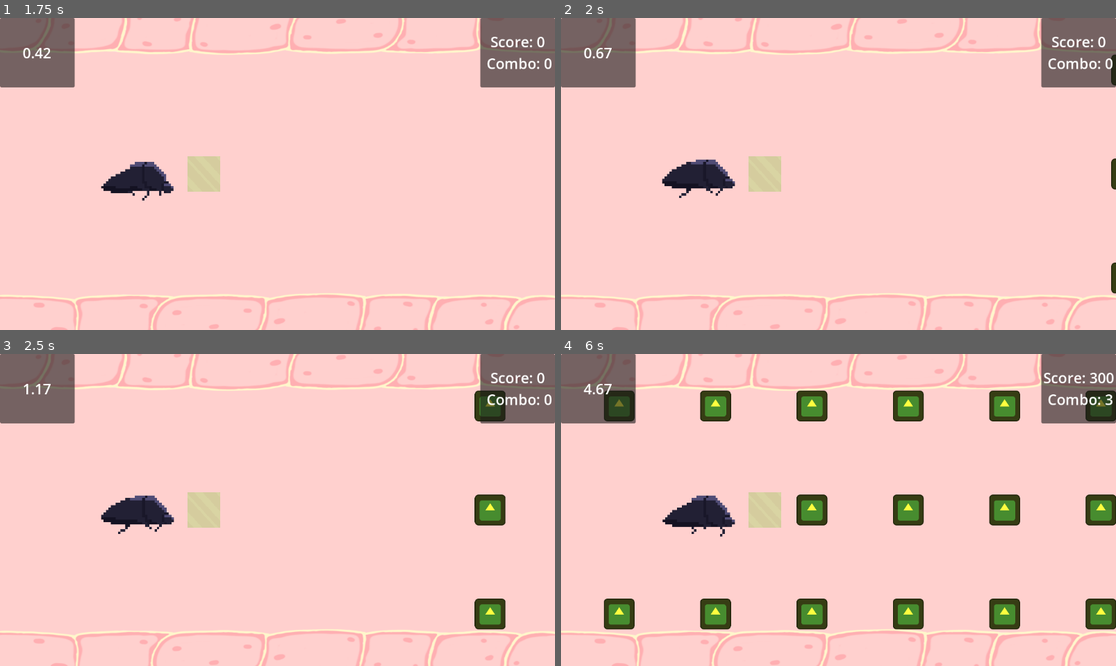
Above: before the commit, frames 1-4 (two rows, left to right).
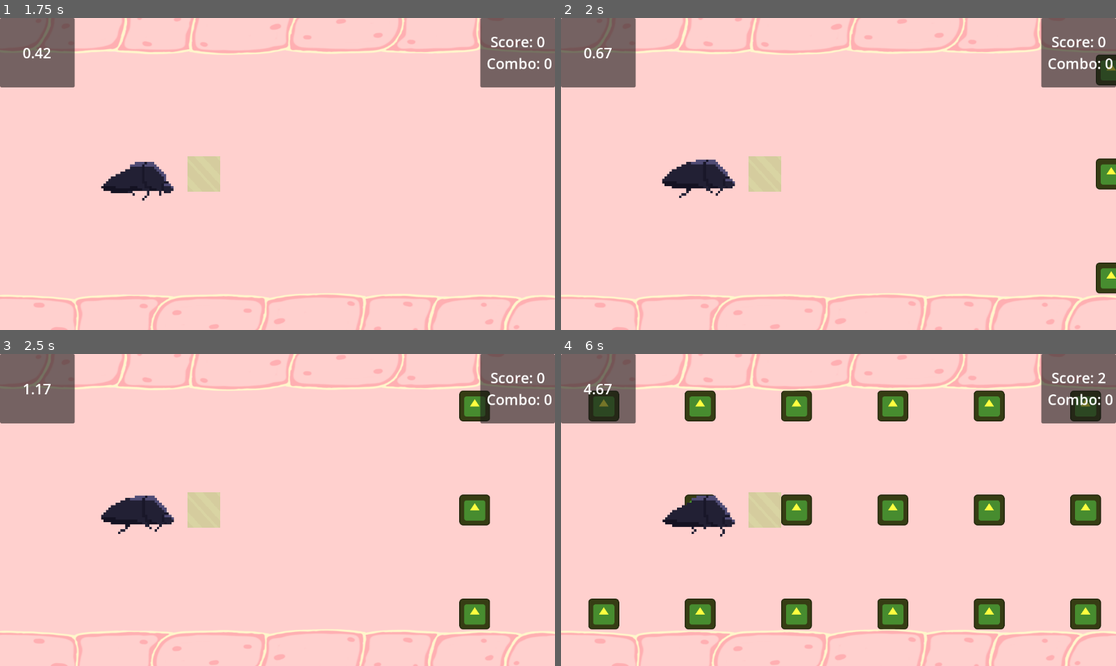
Above: after the commit, the same moments.

Repository: milnej/EscapeFromFrog
Game: Godot game, scene res://Scene/menu.tscn
The game is run twice, just before and just after one commit, with the same random seed, the same clock (stepped at 60 frames per second) and the same inputs. The engine's default icon, where the game draws it, is replaced by a stand-in: a white triangle on a blue panel in a dark square.
Inputs:
- Up to frame 1 (1.75 s): click "Settings" at 0.5 s; click "Start" at 1.25 s
- Up to frame 2 (2 s): no input
- Up to frame 3 (2.5 s): hold L (note_right) from 2.03 s (still down); tap Space (beetle_attack) at 2.1 s
- Up to frame 4 (6 s): release L (note_right) at 2.78 s; hold S (beetle_down) 2.78-3.53 s; tap Space (beetle_attack) every 0.75 s from 2.85 to 5.85 s; hold L (note_right) 3.53-4.28 s; hold W (beetle_up) 4.28-5.03 s; hold A (note_left) from 5.03 s (still down)

Frame 1 is identical in both runs. In frame 2, 1.0% of the frame differs, in the area x 96-100%, y 11-89%; in frame 3, 2.0%; in frame 4, 11%, in the area x 4-100%, y 6-89%.

Commit message:
working on audio settings

Diff:
--- a/Scene/beetle_trapped.tscn
+++ b/Scene/beetle_trapped.tscn
@@ -1,17 +1,17 @@
-[gd_scene load_steps=4 format=3 uid="uid://ge7urkjs6jv7"]
+[gd_scene load_steps=4 format=3 uid="uid://bpqdwakl4j5m1"]
 
-[ext_resource type="Script" path="res://Scripts/note.gd" id="1_b4x4c"]
+[ext_resource type="Script" path="res://Scripts/unbreakable_flesh.gd" id="1_q5tcs"]
 [ext_resource type="Texture2D" uid="uid://bs6r4ygmfwj0x" path="res://icon.svg" id="2_xxukw"]
 
 [sub_resource type="RectangleShape2D" id="RectangleShape2D_yf74h"]
 size = Vector2(128, 128)
 
 [node name="Note2" type="Node2D"]
-script = ExtResource("1_b4x4c")
-points_value = 500
+script = ExtResource("1_q5tcs")
 
 [node name="Sprite2D" type="Sprite2D" parent="."]
-modulate = Color(0.047, 0.282, 0.494, 1)
+modulate = Color(1, 1, 0.247059, 1)
+position = Vector2(-32, 0)
 scale = Vector2(0.5, 0.5)
 texture = ExtResource("2_xxukw")
 
--- a/Scene/breakable_flesh.tscn
+++ b/Scene/breakable_flesh.tscn
@@ -8,10 +8,10 @@
 
 [node name="Note" type="Node2D"]
 script = ExtResource("1_munt2")
-points_value = 100
 
 [node name="Sprite2D" type="Sprite2D" parent="."]
 modulate = Color(1, 1, 0.247059, 1)
+position = Vector2(-32, 0)
 scale = Vector2(0.5, 0.5)
 texture = ExtResource("2_xejaf")
 
--- /dev/null
+++ b/Scene/settings.tscn
@@ -0,0 +1,30 @@
+[gd_scene format=3 uid="uid://couokif385oo0"]
+
+[node name="Settings" type="Control"]
+layout_mode = 3
+anchors_preset = 15
+anchor_right = 1.0
+anchor_bottom = 1.0
+grow_horizontal = 2
+grow_vertical = 2
+
+[node name="MasterSlider" type="HSlider" parent="."]
+layout_mode = 0
+offset_left = 240.0
+offset_top = 112.0
+offset_right = 1080.0
+offset_bottom = 128.0
+
+[node name="MusicSlider" type="HSlider" parent="."]
+layout_mode = 0
+offset_left = 240.0
+offset_top = 112.0
+offset_right = 1144.0
+offset_bottom = 128.0
+
+[node name="SFXSlider" type="HSlider" parent="."]
+layout_mode = 0
+offset_left = 240.0
+offset_top = 112.0
+offset_right = 1144.0
+offset_bottom = 128.0
--- a/Scripts/breakable_flesh.gd
+++ b/Scripts/breakable_flesh.gd
@@ -1 +1 @@
-extends Note
+extends "res://Scripts/note.gd"
--- /dev/null
+++ b/default_bus_layout.tres
@@ -0,0 +1,15 @@
+[gd_resource type="AudioBusLayout" format=3 uid="uid://bnt15niidoplo"]
+
+[resource]
+bus/1/name = &"Music"
+bus/1/solo = false
+bus/1/mute = false
+bus/1/bypass_fx = false
+bus/1/volume_db = 0.0
+bus/1/send = &"Master"
+bus/2/name = &"SFX"
+bus/2/solo = false
+bus/2/mute = false
+bus/2/bypass_fx = false
+bus/2/volume_db = 0.0
+bus/2/send = &"Master"
--- a/note.tscn
+++ b/note.tscn
@@ -1,17 +1,20 @@
 [gd_scene load_steps=4 format=3 uid="uid://bngn2iigrq677"]
 
-[ext_resource type="Script" path="res://Scripts/note.gd" id="1_jmnrm"]
+[ext_resource type="Script" path="res://Scripts/breakable_flesh.gd" id="1_4krcn"]
 [ext_resource type="Texture2D" uid="uid://bs6r4ygmfwj0x" path="res://icon.svg" id="1_nq5ql"]
 
 [sub_resource type="RectangleShape2D" id="RectangleShape2D_yf74h"]
 size = Vector2(128, 128)
 
-[node name="Note3" type="Node2D"]
-script = ExtResource("1_jmnrm")
-points_value = 100
+[node name="Note2" type="Node2D"]
+script = ExtResource("1_4krcn")
+line = null
+note_number = null
+points_value = null
 
 [node name="Sprite2D" type="Sprite2D" parent="."]
-modulate = Color(0, 0.619635, 0.966662, 1)
+modulate = Color(1, 1, 0.247059, 1)
+position = Vector2(-32, 0)
 scale = Vector2(0.5, 0.5)
 texture = ExtResource("1_nq5ql")
 
Not shown: 1 places in Scene/breakable_flesh.tscn that only renumber resources
Not shown: 1 places in Scene/guts.tscn that only renumber resources
